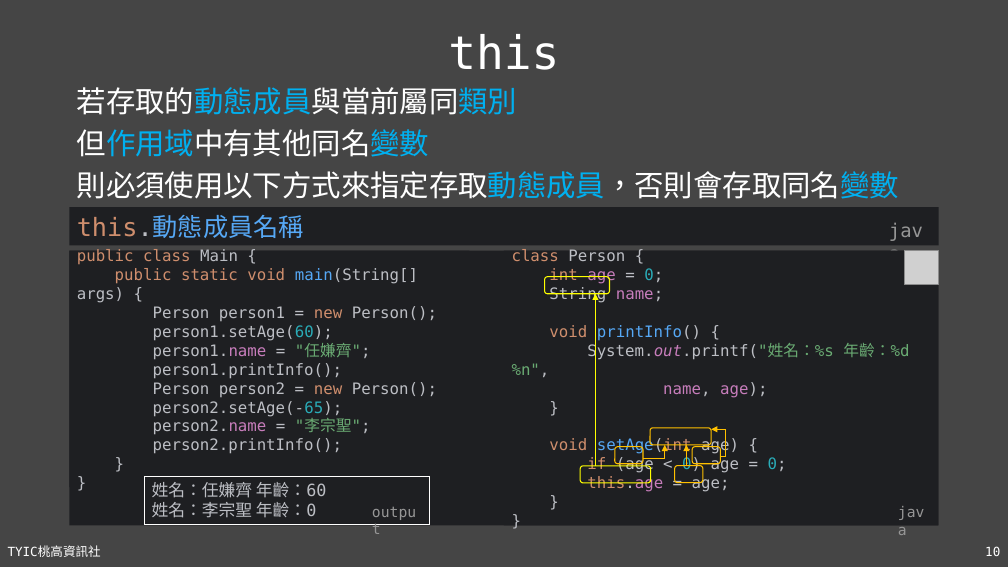
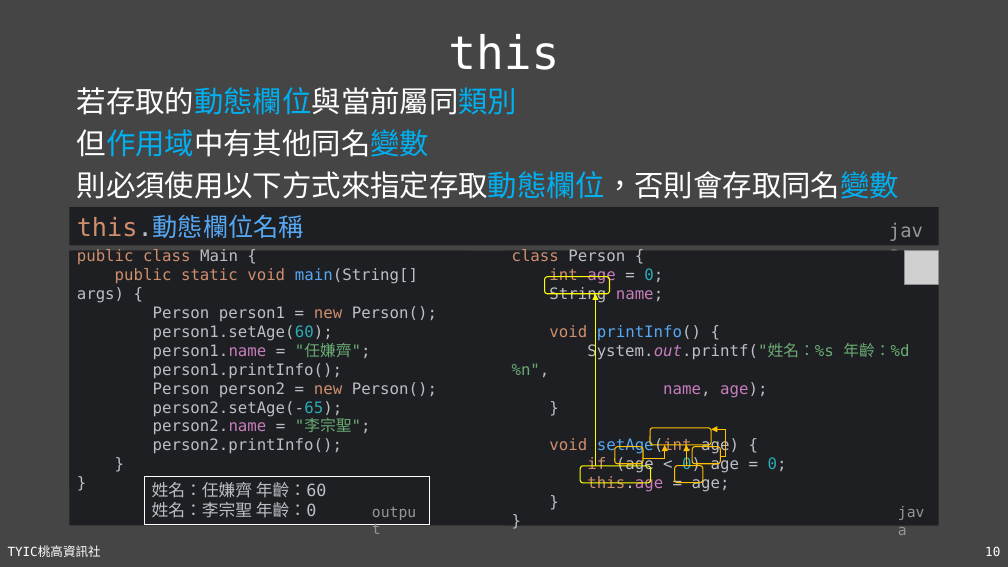
Before and after one commit to TYSHIC/slides, a slide deck: slide 10 of powerpoint/08_OOP與類別.pptx. Drawn at 1008x567 pixels with LibreOffice and Linux fonts; fonts in the diff are those of the drawing; grey boxes stand for pictures. Boxes give left, top, right and bottom in pixels: in the first picture for what was removed or moved away, otherwise in the second. Text is boxed around its words. In the diff, an @@ line names an element or a change of style, - is before the commit and + after.

```diff
--- a/powerpoint/08_OOP與類別.pptx
+++ b/powerpoint/08_OOP與類別.pptx
@@ text at (77, 87, 517, 115): text changed @@
-若存取的動態成員與當前屬同類別
+若存取的動態欄位與當前屬同類別
@@ text at (77, 171, 899, 199): text changed @@
-則必須使用以下方式來指定存取動態成員，否則會存取同名變數
+則必須使用以下方式來指定存取動態欄位，否則會存取同名變數
@@ text in rectangle at (77, 215, 304, 238): text changed @@
-this.動態成員名稱
+this.動態欄位名稱
```
Also in this commit, not shown: 11 other slides changed, 7 slides added, 9 other files.
